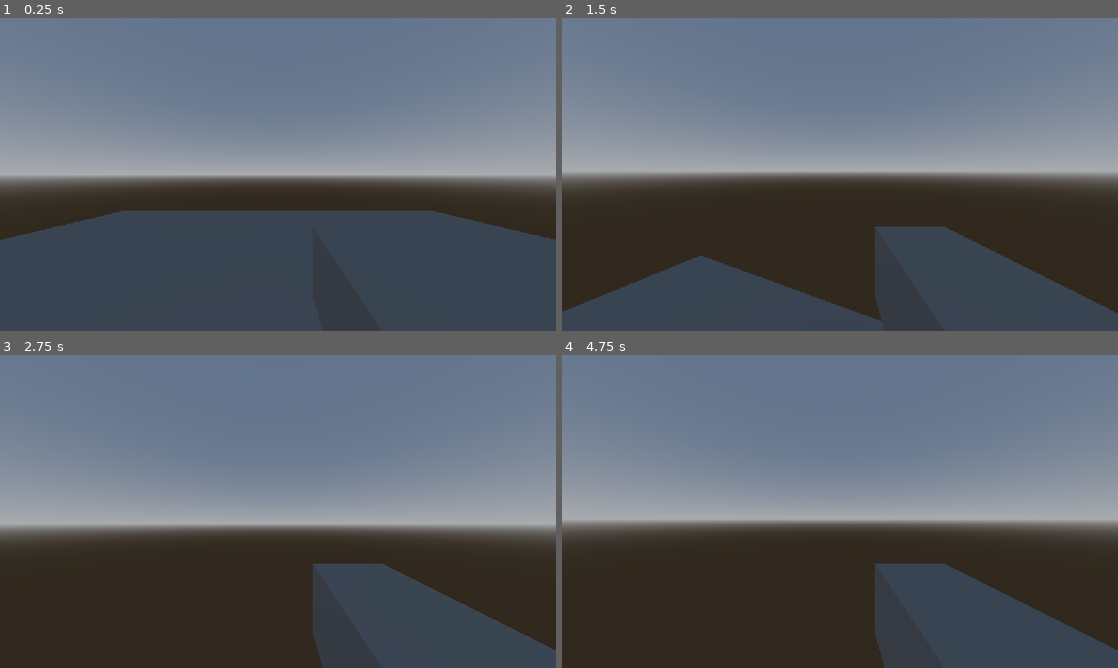
Above: before the commit, frames 1-4 (two rows, left to right).
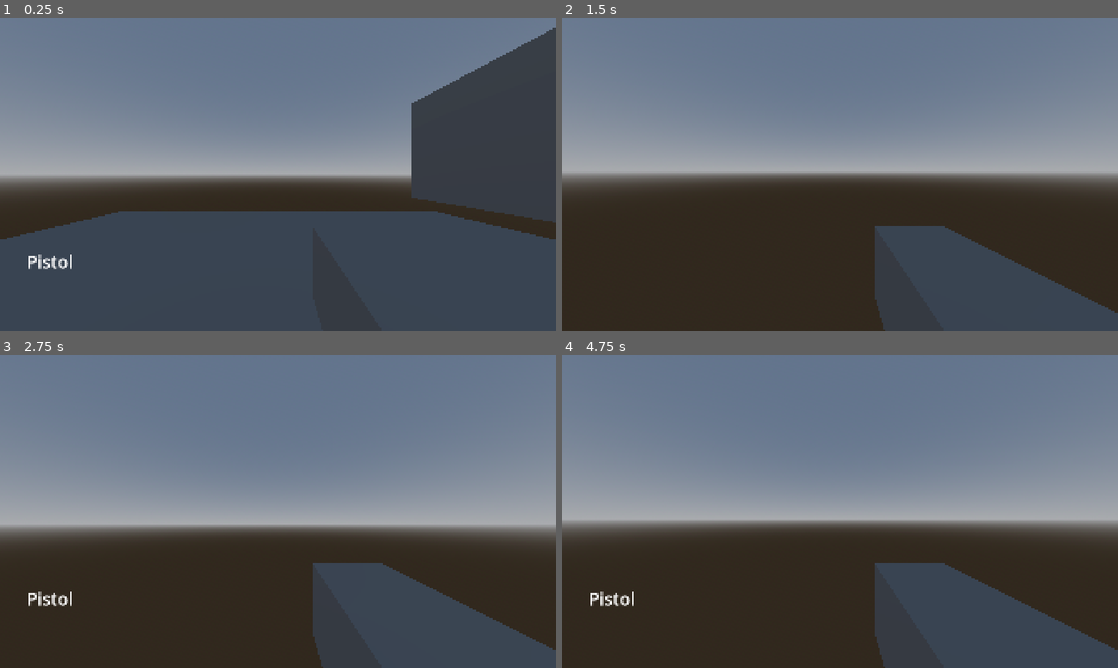
Above: after the commit, the same moments.

Repository: RayTK09/protogenStealsAltmansRam
Game: Godot game, scene res://scenes/test.tscn
Two runs of this game, one before a commit and one after it. Both use one fixed random seed, a clock stepped at 60 frames per second and the inputs below.
Inputs (mouse positions are in pixels of both pictures, inside the frame that each line leads up to):
- Up to frame 1 (0.25 s): no input
- Up to frame 2 (1.5 s): tap Enter at 0.5 s; move the mouse to (867, 174) at 0.52 s; hold W (forward) from 0.53 s (still down); tap Mouse wheel up (changeWeaponNext) at 0.6 s; tap Space (jump) at 0.77, 1.07 s; tap Mouse wheel down (changeWeaponPrevious) at 0.8, 1.35 s; move the mouse to (812, 174) at 1.27 s
- Up to frame 3 (2.75 s): keep holding W (forward); tap Space (jump) at 1.52, 1.55, 1.82, 2.1 s; move the mouse to (289, 505) at 2.02 s; tap Mouse wheel up (changeWeaponNext) at 2.3 s
- Up to frame 4 (4.75 s): keep holding W (forward); tap Space (jump) at 2.75, 3.02, 3.32, 3.77, 3.8, 4.07, 4.25, 4.52 s; move the mouse to (834, 517) at 2.77 s; tap Mouse wheel up (changeWeaponNext) at 2.85, 4.55 s; tap Mouse wheel down (changeWeaponPrevious) at 3.05, 3.6 s; tap Enter at 3.5 s; move the mouse to (878, 514) at 3.52 s; move the mouse to (795, 508) at 4.27 s; tap Ctrl (crouch) at 4.35 s

The runs differ from the first frame. In frame 1, 12% of the frame differs, in the area x 0-100%, y 3-81%; in frame 2, 8.3%; in frame 3, 0.3%; in frame 4, 0.3%.

Commit message:
wallrunning

Diff:
--- a/project.godot
+++ b/project.godot
@@ -21,6 +21,8 @@
 
 [display]
 
+window/size/viewport_width=1920
+window/size/viewport_height=1080
 window/stretch/mode="canvas_items"
 window/stretch/aspect="expand"
 
--- a/scenes/playerStuff/player.tscn
+++ b/scenes/playerStuff/player.tscn
@@ -90,6 +90,9 @@
 &"crouch": SubResource("Animation_qs625")
 }
 
+[sub_resource type="LabelSettings" id="LabelSettings_2qw5g"]
+font_size = 60
+
 [node name="player" type="CharacterBody3D" unique_id=1397619536]
 script = ExtResource("1_3vyb7")
 
@@ -105,3 +108,23 @@
 
 [node name="AnimationPlayer" type="AnimationPlayer" parent="." unique_id=1668722399]
 libraries/ = SubResource("AnimationLibrary_xwbnl")
+
+[node name="Control" type="Control" parent="." unique_id=520407866]
+layout_mode = 3
+anchors_preset = 0
+offset_right = 40.0
+offset_bottom = 40.0
+
+[node name="AspectRatioContainer" type="AspectRatioContainer" parent="Control" unique_id=42109893]
+layout_mode = 0
+offset_top = 800.0
+offset_right = 343.0
+offset_bottom = 883.0
+
+[node name="Label" type="Label" parent="Control/AspectRatioContainer" unique_id=204068676]
+layout_mode = 2
+text = "placeholder"
+label_settings = SubResource("LabelSettings_2qw5g")
+
+[node name="wallrunTimer" type="Timer" parent="." unique_id=1806943221]
+wait_time = 5.0
--- a/scenes/playerStuff/weapons.tscn
+++ b/scenes/playerStuff/weapons.tscn
@@ -12,6 +12,7 @@
 script = ExtResource("1_fjp46")
 
 [node name="MeshInstance3D" type="MeshInstance3D" parent="." unique_id=1337707592]
+layers = 2
 mesh = SubResource("BoxMesh_2qw5g")
 
 [node name="RayCast3D" type="RayCast3D" parent="." unique_id=702965883]
@@ -32,5 +33,8 @@
 one_shot = true
 
 [node name="scrollTimer" type="Timer" parent="." unique_id=1510861561]
-wait_time = 0.5
+wait_time = 0.2
 one_shot = true
+
+[node name="reloadTimer" type="Timer" parent="." unique_id=803745825]
+wait_time = 2.0
--- a/scenes/test.tscn
+++ b/scenes/test.tscn
@@ -22,6 +22,11 @@
 polygons = [PackedInt32Array(3, 2, 0), PackedInt32Array(0, 2, 1)]
 
 [sub_resource type="BoxMesh" id="BoxMesh_78ya6"]
+
+[sub_resource type="BoxShape3D" id="BoxShape3D_78ya6"]
+size = Vector3(2, 0.0079956055, 2)
+
+[sub_resource type="PlaneMesh" id="PlaneMesh_2qw5g"]
 
 [node name="test" type="Node3D" unique_id=732191058]
 
@@ -49,3 +54,14 @@
 
 [node name="enemyTest" parent="." unique_id=146386525 instance=ExtResource("2_bl13t")]
 transform = Transform3D(1, 0, 0, 0, 1, 0, 0, 0, 1, -3, 1, 0)
+
+[node name="StaticBody3D" type="StaticBody3D" parent="." unique_id=532258673]
+transform = Transform3D(-4.371139e-08, -1, 0, 1, -4.371139e-08, 0, 0, 0, 1, 3.6947162, 2.5658243, 0)
+
+[node name="CollisionShape3D" type="CollisionShape3D" parent="StaticBody3D" unique_id=239366101]
+transform = Transform3D(2, 0, 0, 0, 0.99999994, 0, 0, 0, 6.7000003, 0, -2.003876, -0.04511719)
+shape = SubResource("BoxShape3D_78ya6")
+
+[node name="MeshInstance3D" type="MeshInstance3D" parent="StaticBody3D" unique_id=1199433732]
+transform = Transform3D(2, 0, 0, 0, 0.99999994, 0, 0, 0, 6.7000003, 0, -2.0000002, 0.03339844)
+mesh = SubResource("PlaneMesh_2qw5g")
--- a/script/playerScripts/player.gd
+++ b/script/playerScripts/player.gd
@@ -2,14 +2,16 @@
 
 class_name player
 
-const SPEED := 5.0
-const ACCEL := 3.0
+const SPEED := 7.0
+const ACCEL := 25.0
 const JUMP_VELOCITY := 6
 
 @onready var global : globals = get_node("/root/Gobals")
 @onready var camera := $Camera3D
 @onready var weapon := $Camera3D/weapons
 @onready var animationPlayer := $AnimationPlayer
+@onready var currentWeaponLabel := $Control/AspectRatioContainer/Label
+@onready var wallrunTimer := $wallrunTimer
 
 var health := 100
 var def := 50
@@ -17,6 +19,8 @@
 var rotX : float
 var speedMod := 1.0
 var currentPlayerState : playerState = playerState.PLAY
+var doubleJump := false
+var wallNormal
 
 enum playerState {
 	PLAY,
@@ -27,6 +31,8 @@
 
 func _ready() -> void:
 	Input.mouse_mode = Input.MOUSE_MODE_CAPTURED
+	weapon.currentWeapon = 1
+	currentWeaponLabel.text = weapon.weaponName
 
 
 func _input(event: InputEvent) -> void:
@@ -55,6 +61,15 @@
 		animationPlayer.play_backwards("crouch")
 		speedMod = 1
 
+	if Input.is_action_just_pressed("changeWeaponNext") and weapon.scrollTimeout.is_stopped():
+		weapon.changeWeapon(1)
+		weapon.scrollTimeout.start()
+		currentWeaponLabel.text = weapon.weaponName
+	elif Input.is_action_just_pressed("changeWeaponPrevious") and weapon.scrollTimeout.is_stopped():
+		weapon.changeWeapon(-1)
+		weapon.scrollTimeout.start()
+		currentWeaponLabel.text = weapon.weaponName
+
 
 func _physics_process(delta: float) -> void:
 	if currentPlayerState == playerState.PLAY:
@@ -65,14 +80,32 @@
 		# Handle jump.
 		if Input.is_action_just_pressed("jump") and is_on_floor():
 			velocity.y = JUMP_VELOCITY
+		elif Input.is_action_just_pressed("jump") and !is_on_floor() and !doubleJump:
+			velocity.y = JUMP_VELOCITY
+			doubleJump = true
+
+		if is_on_floor() or is_on_wall():
+			doubleJump = false
+
 
 		var input_dir := Input.get_vector("left", "right", "forward", "backward")
 		var direction := (transform.basis * Vector3(input_dir.x, 0, input_dir.y)).normalized()
 		if direction:
-			velocity.x = move_toward(0, (SPEED * speedMod) * direction.x, ACCEL)
-			velocity.z = move_toward(0, (SPEED * speedMod) * direction.z, ACCEL)
+			velocity.x = move_toward(velocity.x, (SPEED * speedMod) * direction.x, ACCEL * delta)
+			velocity.z = move_toward(velocity.z, (SPEED * speedMod) * direction.z, ACCEL * delta)
 		else:
-			velocity.x = move_toward(velocity.x, 0, ACCEL)
-			velocity.z = move_toward(velocity.z, 0, ACCEL)
+			velocity.x = move_toward(velocity.x, 0, ACCEL * delta)
+			velocity.z = move_toward(velocity.z, 0, ACCEL * delta)
 
 		move_and_slide()
+
+		#wallrunning
+		#thank you garbaj :)
+		#https://www.youtube.com/watch?v=tF36jenSDD4
+		if is_on_wall() and !is_on_floor() and direction:
+			velocity.y = 0
+			wallNormal = get_slide_collision(0)
+			velocity += -wallNormal.get_normal()
+
+
+		print(velocity)
--- a/script/playerScripts/weapons.gd
+++ b/script/playerScripts/weapons.gd
@@ -5,12 +5,25 @@
 @onready var weaponRange := $RayCast3D
 @onready var melee := $Area3D
 @onready var timer := $Timer
+@onready var reloadTimer := $reloadTimer
+@onready var scrollTimeout := $scrollTimer
 
+@export var weaponName := "Pistol"
 @export var currentWeapon := weapon.PISTOL
 @export var ammo := 17
 @export var range := 10
 @export var damage := 10
 @export var timeBetweenShots := 0.1
+@export var reloadTime := 2
+
+var hasWeapons := {
+	meleeWeapon = true,
+	pistol = true,
+	rifle = false,
+	smg = false,
+	shotgun = false,
+	rpg = false
+}
 
 enum weapon {
 	MELEE,
@@ -37,13 +50,6 @@
 			print(weaponRange.get_collider().health)
 			timer.start()
 
-	if Input.is_action_just_pressed("changeWeaponNext") and $scrollTimer.is_stopped():
-		changeWeapon(1)
-		$scrollTimer.start()
-	elif Input.is_action_just_pressed("changeWeaponPrevious") and $scrollTimer.is_stopped():
-		changeWeapon(-1)
-		$scrollTimer.start()
-
 
 func _process(delta: float) -> void:
 	if Input.is_action_pressed("fire") and timer.is_stopped():
@@ -58,6 +64,7 @@
 
 func changeWeapon(changeToWeapon : int):
 	currentWeapon += changeToWeapon
+	checkHasWeapon(changeToWeapon)
 	if currentWeapon > len(weapon):
 		currentWeapon = len(weapon)
 	elif currentWeapon < 0:
@@ -65,14 +72,32 @@
 	match currentWeapon:
 		weapon.MELEE:
 			damage = 20
+			weaponName = ""
 		weapon.PISTOL:
 			damage = 10
+			weaponName = "Pistol"
 		weapon.ASSULT_RIFLE:
 			damage = 20
+			weaponName = "Assult Rifle"
 		weapon.SMG:
 			damage = 15
+			weaponName = "SMG"
 		weapon.SHOTGUN:
 			damage = 25
+			weaponName = "Shotgun"
 		weapon.ROCKET_LAUNCHER:
 			damage = 120
-	print(currentWeapon)
+			weaponName = "RPG"
+
+
+func checkHasWeapon(changeToWeapon : int):
+	if currentWeapon == 2 and hasWeapons.get("rifle") == false:
+		currentWeapon += changeToWeapon
+	if currentWeapon == 3 and hasWeapons.get("smg") == false:
+		currentWeapon += changeToWeapon
+	if currentWeapon == 4 and hasWeapons.get("shotgun") == false:
+		currentWeapon += changeToWeapon
+	if currentWeapon == 5 and hasWeapons.get("rpg") == false:
+		currentWeapon += changeToWeapon
+	if currentWeapon == 6:
+		currentWeapon = weapon.PISTOL
